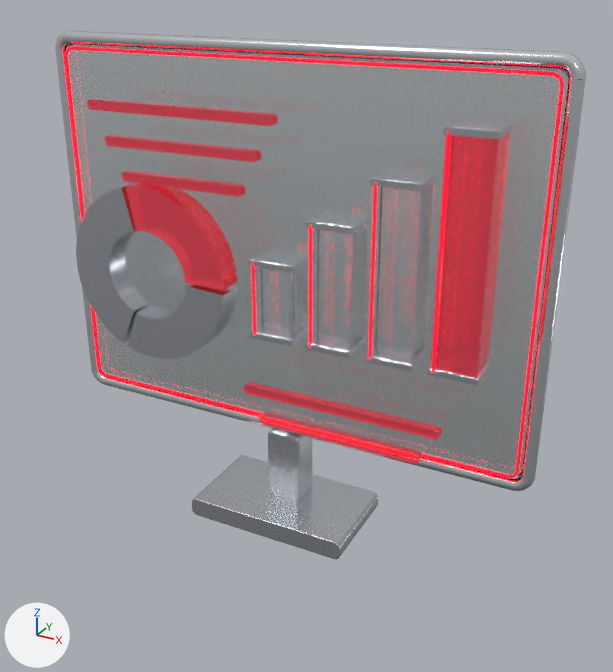
The glTF model site/data-journey/assets/glass/models/01-business-intelligence.glb, before and after one commit.
Camera for both pictures: a camera (50 mm lens) standing at (1.56, -2.64, 1.21) and looking at (0.11, 0.0, -0.11). Every picture has the same lights, and +X, +Y and +Z are marked at lower left. The picture after the commit comes second. Where no turn or scale is listed for an object, it has been applied to the vertices. Vertices at exactly the same position are counted once.

Names of what the first picture shows: 'BC clear optical glass', 'BC neon red glass edge', 'BC polished silver metal', 'BC ruby optical glass', 'BC satin silver metal'.
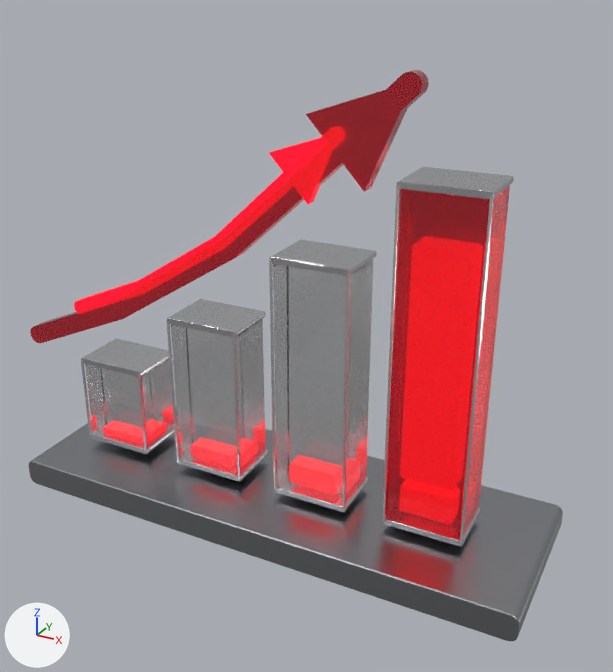
The change, as a list of edits to the scene's bpy script:
```text
Change mat_bc_ruby_optical_glass:
    mat_bc_ruby_optical_glass.base_color: (1.0, 0.122, 0.188) -> (0.549, 0.00784, 0.0275)  # red #ff6278 -> red #c4162e
    mat_bc_ruby_optical_glass.emission_color: (0.1, 0.0003, 0.002) -> (0.045, 0.0002, 0.001)  # dark red #590107 -> dark red #3c0103
Change me_bc_clear_optical_glass:
    remove me_bc_clear_optical_glass.from_pydata(...)  # 456 vertices, 896 faces; spans x -0.98..0.98, y -0.25..0.05, z -0.61..0.85
    add me_bc_clear_optical_glass.from_pydata(...)  # 342 vertices, 672 faces; spans x -0.94..0.34, y -0.15..0.13, z -0.69..0.3
    me_bc_clear_optical_glass part 1: the loose piece of 114 vertices spanning x -0.01..0.16, y -0.25..-0.11, z -0.12..0.16 is multiplied about its middle by the matrix ((1.985, 0.012, 0.0), (0.012, 1.632, 0.0), (0.0, 0.0, 1.344)), then moved by (-0.86, 0.15, -0.52)
    me_bc_clear_optical_glass part 2: the loose piece of 114 vertices spanning x 0.22..0.39, y -0.24..-0.1, z -0.12..0.33 is multiplied about its middle by the matrix ((1.985, 0.012, 0.0), (0.012, 1.632, 0.0), (0.0, 0.0, 1.463)), then moved by (-0.61, 0.16, -0.46)
    me_bc_clear_optical_glass part 3: the loose piece of 114 vertices spanning x 0.45..0.62, y -0.23..-0.09, z -0.12..0.5 is multiplied about its middle by the matrix ((1.985, 0.012, 0.0), (0.012, 1.632, 0.0), (0.0, 0.0, 1.598)), then moved by (-0.36, 0.17, -0.39)
    me_bc_clear_optical_glass part 4: the loose piece of 114 vertices spanning x -0.98..0.98, y -0.05..0.05, z -0.61..0.85 is deleted
Change me_bc_ruby_optical_glass:
    remove me_bc_ruby_optical_glass.from_pydata(...)  # 796 vertices, 1564 faces; spans x -0.74..0.85, y -0.24..-0.08, z -0.53..0.68
    add me_bc_ruby_optical_glass.from_pydata(...)  # 274 vertices, 536 faces; spans x -1.01..0.82, y -0.35..0.14, z -0.69..1.01
    me_bc_ruby_optical_glass part 5: the loose piece of 114 vertices spanning x 0.68..0.85, y -0.23..-0.08, z -0.12..0.68 is multiplied about its middle by the matrix ((1.985, 0.012, 0.0), (0.012, 1.632, 0.0), (0.0, 0.0, 1.653)), then moved by (-0.11, 0.18, -0.31)
    me_bc_ruby_optical_glass part 6: a new loose piece of 160 vertices spanning x -1.01..0.65, y -0.35..-0.24, z -0.16..1.01, in mat_bc_ruby_optical_glass (red #c4162e)
    me_bc_ruby_optical_glass part 7: 6 loose pieces with 682 vertices, spanning x -0.74..0.72, y -0.24..-0.12, z -0.53..0.67, are deleted
Change ob_bc_clear_optical_glass:
    ob_bc_clear_optical_glass.location: (-0.001, 0.044, 0.074) -> (0.0, 0.0, -0.079)
Remove ob_bc_polished_silver_metal:
    ob_bc_polished_silver_metal = bpy.data.objects.new('BC polished silver metal', me_bc_polished_silver_metal)
Remove ob_bc_neon_red_glass_edge:
    ob_bc_neon_red_glass_edge = bpy.data.objects.new('BC neon red glass edge', me_bc_neon_red_glass_edge)
Remove ob_bc_satin_silver_metal:
    ob_bc_satin_silver_metal = bpy.data.objects.new('BC satin silver metal', me_bc_satin_silver_metal)
Change ob_bc_ruby_optical_glass:
    ob_bc_ruby_optical_glass.location: (-0.001, 0.044, 0.074) -> (0.0, 0.0, -0.079)
Add ob_bc_polished_iron_bevel:
    ob_bc_polished_iron_bevel = bpy.data.objects.new('BC polished iron bevel', me_bc_polished_iron_bevel)  # 160 vertices, 288 faces; spans x -0.94..0.82, y -0.16..-0.09, z -0.69..0.63; in mat_bc_polished_iron_bevel (white #eef0f2)
    ob_bc_polished_iron_bevel.location = (0.0, 0.0, -0.079)
Add ob_bc_satin_iron:
    ob_bc_satin_iron = bpy.data.objects.new('BC satin iron', me_bc_satin_iron)  # 912 vertices, 1792 faces; spans x -0.94..0.82, y -0.15..0.15, z -0.7..0.64; in mat_bc_satin_iron (light grey #d1d3d6)
    ob_bc_satin_iron.location = (0.0, 0.0, -0.079)
Add ob_bc_internal_ruby_light:
    ob_bc_internal_ruby_light = bpy.data.objects.new('BC internal ruby light', me_bc_internal_ruby_light)  # 730 vertices, 1432 faces; spans x -0.89..0.77, y -0.33..0.11, z -0.68..0.83; in mat_bc_internal_ruby_light (red #e70d2a, glowing red #ff031d)
    ob_bc_internal_ruby_light.location = (0.0, 0.0, -0.079)
Add ob_bc_brushed_iron:
    ob_bc_brushed_iron = bpy.data.objects.new('BC brushed iron', me_bc_brushed_iron)  # 114 vertices, 224 faces; spans x -1.11..1.11, y -0.4..0.4, z -0.85..-0.73; in mat_bc_brushed_iron (grey #a6a7ac)
    ob_bc_brushed_iron.location = (0.0, 0.0, -0.079)
```

Pixel boxes (x1, y1, x2, y2) of what changed, in the pictures (613 x 672 px; the box of a moved part takes in the faces that stretch with it):
'BC clear optical glass', reshaped, moved (43% narrower, 43% shorter)
    before: (66, 44, 569, 479)
    after: (85, 259, 373, 505)
'BC ruby optical glass', recoloured, reshaped, moved (13% wider, 28% taller)
    before: (87, 98, 510, 464)
    after: (30, 70, 510, 539)
'BC brushed iron', added
    after: (29, 406, 563, 641)
'BC satin silver metal', deleted
    before: (76, 119, 513, 559)
'BC polished silver metal', deleted
    before: (55, 31, 586, 491)
'BC satin iron', added
    after: (81, 167, 514, 547)
'BC neon red glass edge', deleted
    before: (65, 47, 564, 478)
'BC polished iron bevel', added
    after: (81, 185, 494, 545)
'BC internal ruby light', added (mostly hidden)
    after: (74, 137, 327, 312)
part 1 of me_bc_clear_optical_glass, moved or reshaped
    before: (255, 262, 308, 339)
    after: (85, 359, 174, 448)
part 2 of me_bc_clear_optical_glass, moved or reshaped
    before: (312, 225, 367, 351)
    after: (171, 319, 266, 475)
part 3 of me_bc_clear_optical_glass, moved or reshaped
    before: (368, 183, 434, 363)
    after: (273, 259, 373, 505)
part 4 of me_bc_clear_optical_glass, deleted
    before: (66, 44, 569, 479)
part 5 of me_bc_ruby_optical_glass, moved or reshaped
    before: (431, 132, 510, 377)
    after: (385, 185, 510, 539)
part 6 of me_bc_ruby_optical_glass, added
    after: (30, 70, 429, 343)
part 7 of me_bc_ruby_optical_glass, deleted
    before: (87, 98, 442, 464)
